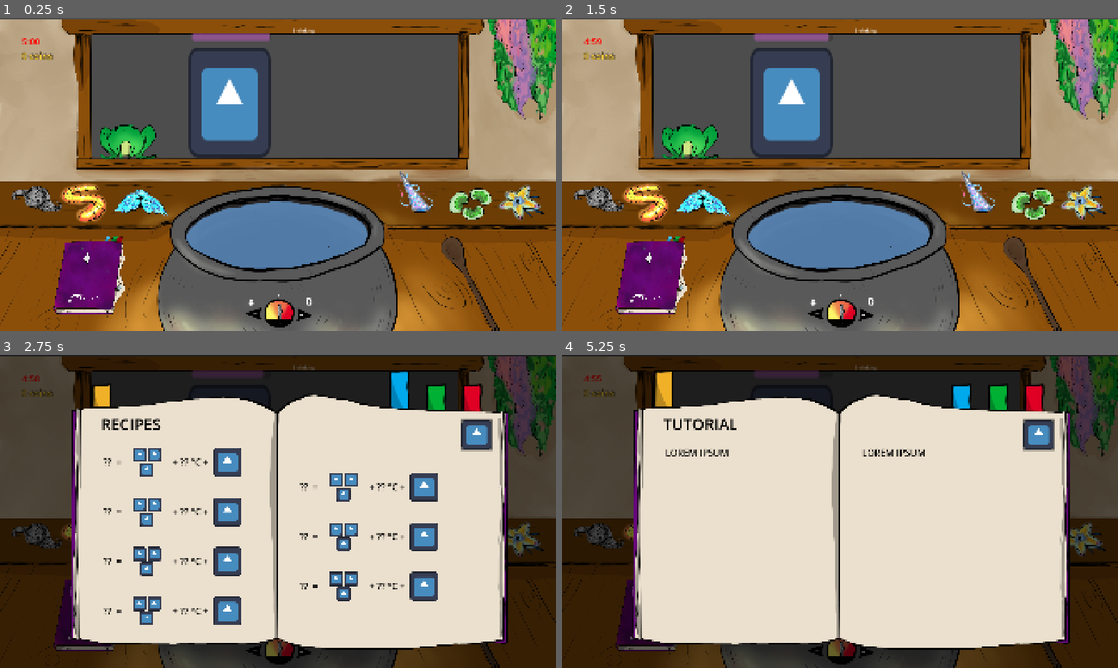
Above: before the commit, frames 1-4 (two rows, left to right).
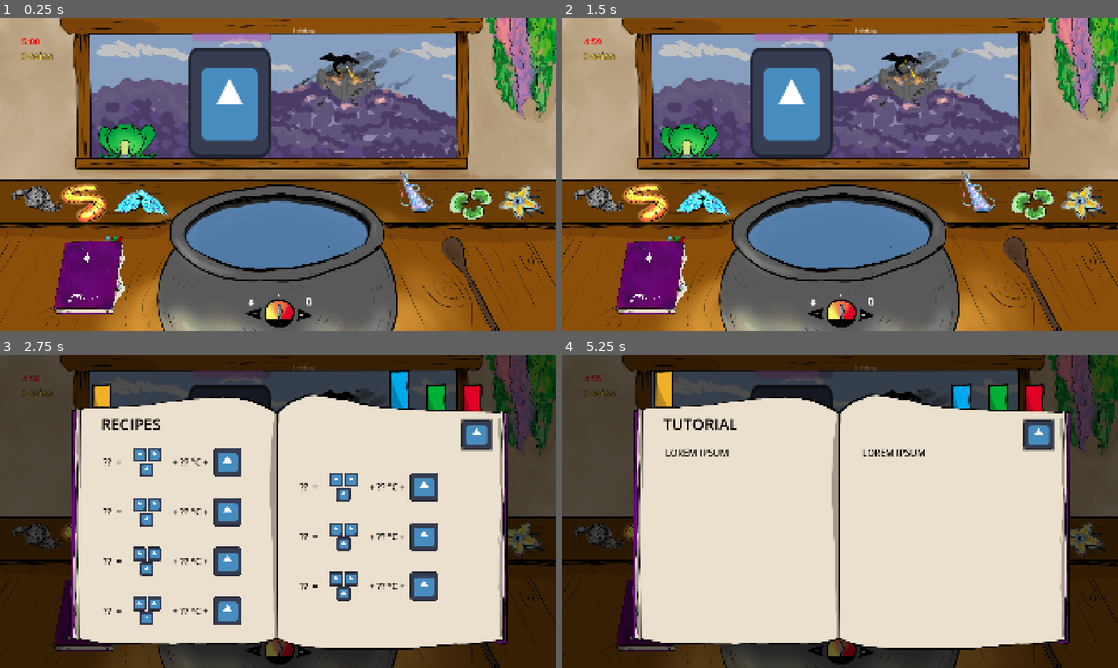
Above: after the commit, the same moments.

Repository: Eko199/Sugaming-Game-Jam-2026
Game: Godot game, scene res://main.tscn
Same seed, same stepped clock (60 frames per second), same inputs: the game is played once before the commit and once after it. The engine's default icon, where the game draws it, is replaced by a stand-in: a white triangle on a blue panel in a dark square.
Inputs (mouse positions are in pixels of both pictures, inside the frame that each line leads up to):
- Up to frame 1 (0.25 s): no input
- Up to frame 2 (1.5 s): click (817, 312) at 0.5 s; click (867, 315) at 1.25 s
- Up to frame 3 (2.75 s): click (88, 611) at 2 s
- Up to frame 4 (5.25 s): click (1034, 411) at 2.75 s; click (1001, 411) at 3.5 s; click (962, 411) at 4.25 s; click (667, 411) at 5 s

The runs differ from the first frame. In frame 1, 27% of the frame differs, in the area x 0-100%, y 0-100%; in frame 2, 27%; in frame 3, 6.3%; in frame 4, 6.4%.

Commit message:
Backgrounds

Diff:
--- a/main.tscn
+++ b/main.tscn
@@ -7,6 +7,7 @@
 [ext_resource type="Texture2D" uid="uid://cwdg41cb3c5sy" path="res://textures/background.png" id="3_7mycd"]
 [ext_resource type="PackedScene" uid="uid://b4a1c2d50cjdd" path="res://potion_making/cauldron.tscn" id="3_lquwl"]
 [ext_resource type="PackedScene" uid="uid://bf47lyj853ja" path="res://ui/almanac_control.tscn" id="4_4c57u"]
+[ext_resource type="Texture2D" uid="uid://c44y8o6fmokw4" path="res://textures/backgroundx2dragon.png" id="5_yaehf"]
 [ext_resource type="PackedScene" uid="uid://ddyr3a0jetguo" path="res://potion_making/customer.tscn" id="6_7mycd"]
 [ext_resource type="Texture2D" uid="uid://cryb0mo88h5oc" path="res://textures/gnome_hair.png" id="7_2cqfq"]
 [ext_resource type="PackedScene" uid="uid://d33d5rnlivlhp" path="res://potion_making/spoon.tscn" id="7_272bh"]
@@ -27,6 +28,40 @@
 outline_size = 6
 outline_color = Color(0, 0, 0, 1)
 
+[sub_resource type="Curve" id="Curve_fern3"]
+_data = [Vector2(0, 0.80381477), 0.0, -1.1035422, 0, 0, Vector2(1, 0.34332424), 0.0, 0.0, 0, 0]
+point_count = 2
+
+[sub_resource type="CurveTexture" id="CurveTexture_gw35a"]
+curve = SubResource("Curve_fern3")
+
+[sub_resource type="Gradient" id="Gradient_yaehf"]
+offsets = PackedFloat32Array(0, 0.17948718, 0.74358976)
+colors = PackedColorArray(0.85, 0.6516667, 0, 1, 0.79, 0.4192267, 0.0948, 1, 0.54, 0.54, 0.54, 1)
+
+[sub_resource type="GradientTexture1D" id="GradientTexture1D_fh2at"]
+gradient = SubResource("Gradient_yaehf")
+
+[sub_resource type="Curve" id="Curve_yaehf"]
+_data = [Vector2(0, 0.48773843), 0.0, 0.0, 0, 0, Vector2(1, 1), 0.0, 0.0, 0, 0]
+point_count = 2
+
+[sub_resource type="CurveTexture" id="CurveTexture_074og"]
+curve = SubResource("Curve_yaehf")
+
+[sub_resource type="ParticleProcessMaterial" id="ParticleProcessMaterial_eifb7"]
+particle_flag_disable_z = true
+emission_shape = 1
+emission_sphere_radius = 64.0
+angle_min = -179.99998
+angle_max = 180.00002
+gravity = Vector3(280, -200, 0)
+scale_min = 12.0
+scale_max = 16.0
+scale_curve = SubResource("CurveTexture_074og")
+color_ramp = SubResource("GradientTexture1D_fh2at")
+alpha_curve = SubResource("CurveTexture_gw35a")
+
 [node name="Main" type="Node2D" unique_id=1236197917]
 script = ExtResource("1_lquwl")
 
@@ -74,8 +109,20 @@
 offset_bottom = 740.0
 scale = Vector2(0.8, 0.8)
 
-[node name="Background" type="Sprite2D" parent="." unique_id=1861596065]
-position = Vector2(961.44446, 542.5)
+[node name="BackBackground" type="TextureRect" parent="." unique_id=1143501225]
+offset_top = -1.0
+offset_right = 1920.0
+offset_bottom = 1079.0
+texture = ExtResource("5_yaehf")
+
+[node name="GPUParticles2D" type="GPUParticles2D" parent="BackBackground" unique_id=1206361972]
+position = Vector2(1185, 213)
+amount = 24
+process_material = SubResource("ParticleProcessMaterial_eifb7")
+
+[node name="Background" type="TextureRect" parent="." unique_id=1954090797]
+offset_right = 1920.0
+offset_bottom = 1080.0
 scale = Vector2(0.9990741, 0.9990741)
 texture = ExtResource("3_7mycd")
 
@@ -129,6 +176,7 @@
 type = 5
 
 [node name="Cauldron" parent="." unique_id=400390485 instance=ExtResource("3_lquwl")]
+z_index = 1
 offset_left = 964.0
 offset_top = 778.0
 offset_right = 964.0
--- a/potion_making/cauldron.tscn
+++ b/potion_making/cauldron.tscn
@@ -52,6 +52,7 @@
 offset_bottom = 286.0
 grow_horizontal = 2
 grow_vertical = 2
+mouse_filter = 2
 texture = ExtResource("2_jokxh")
 
 [node name="Dial" type="TextureRect" parent="." unique_id=680366212]
@@ -70,6 +71,7 @@
 grow_vertical = 2
 scale = Vector2(0.07, 0.07)
 pivot_offset_ratio = Vector2(0.5, 0.9)
+mouse_filter = 2
 texture = ExtResource("4_bn7tg")
 
 [node name="DialLeft" type="Button" parent="." unique_id=1123118483]
--- a/potion_making/ingredient.tscn
+++ b/potion_making/ingredient.tscn
@@ -20,7 +20,7 @@
 
 [node name="Outline" type="TextureRect" parent="." unique_id=2079944666]
 visible = false
-z_index = -1
+show_behind_parent = true
 material = SubResource("ShaderMaterial_x67pw")
 layout_mode = 1
 anchors_preset = 15
--- a/potion_making/spoon.gd
+++ b/potion_making/spoon.gd
@@ -6,11 +6,23 @@
 
 var saved_texture: Texture2D
 var is_dragging: bool = false
+var has_ingredients: bool = false
 
 func _ready() -> void:
 	saved_texture = texture
+	outline.texture = texture
+	Event.ingredient_added.connect(_on_ingredient_added)
+	Event.potion_served.connect(_on_cauldron_cleared)
+	Event.cauldron_emptied.connect(_on_cauldron_cleared)
+
+func _on_ingredient_added(_ing = null) -> void:
+	has_ingredients = true
+
+func _on_cauldron_cleared(_result = null) -> void:
+	has_ingredients = false
 
 func _get_drag_data(_at_position: Vector2) -> Variant:
+	if not has_ingredients: return null
 	var item: TextureRect = duplicate()
 	var item_holder: Control = drag_preview.new()
 	item_holder.add_child(item)
@@ -33,7 +45,7 @@
 			_return_to_shelf()
 
 func _on_mouse_entered() -> void:
-	if is_dragging: return
+	if is_dragging or not has_ingredients: return
 	outline.show()
 
 func _on_mouse_exited() -> void:
--- a/potion_making/spoon.tscn
+++ b/potion_making/spoon.tscn
@@ -19,7 +19,8 @@
 script = ExtResource("2_yeann")
 
 [node name="Outline" type="TextureRect" parent="." unique_id=1103725472]
-z_index = -1
+visible = false
+show_behind_parent = true
 material = SubResource("ShaderMaterial_e40xq")
 custom_minimum_size = Vector2(82, 0)
 layout_mode = 1
Binary file added: textures/backgroundx2.png
Not shown, added: textures/backgroundx2.png.import
Binary file added: textures/backgroundx2dragon.png
Not shown, added: textures/backgroundx2dragon.png.import
